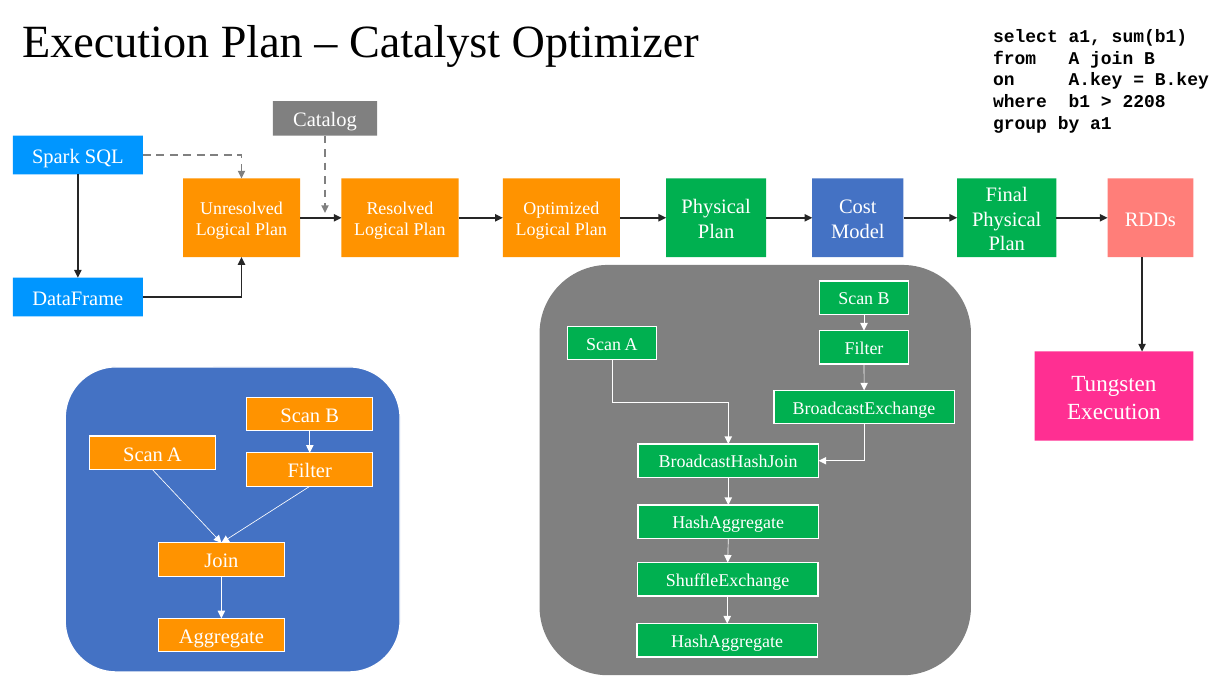
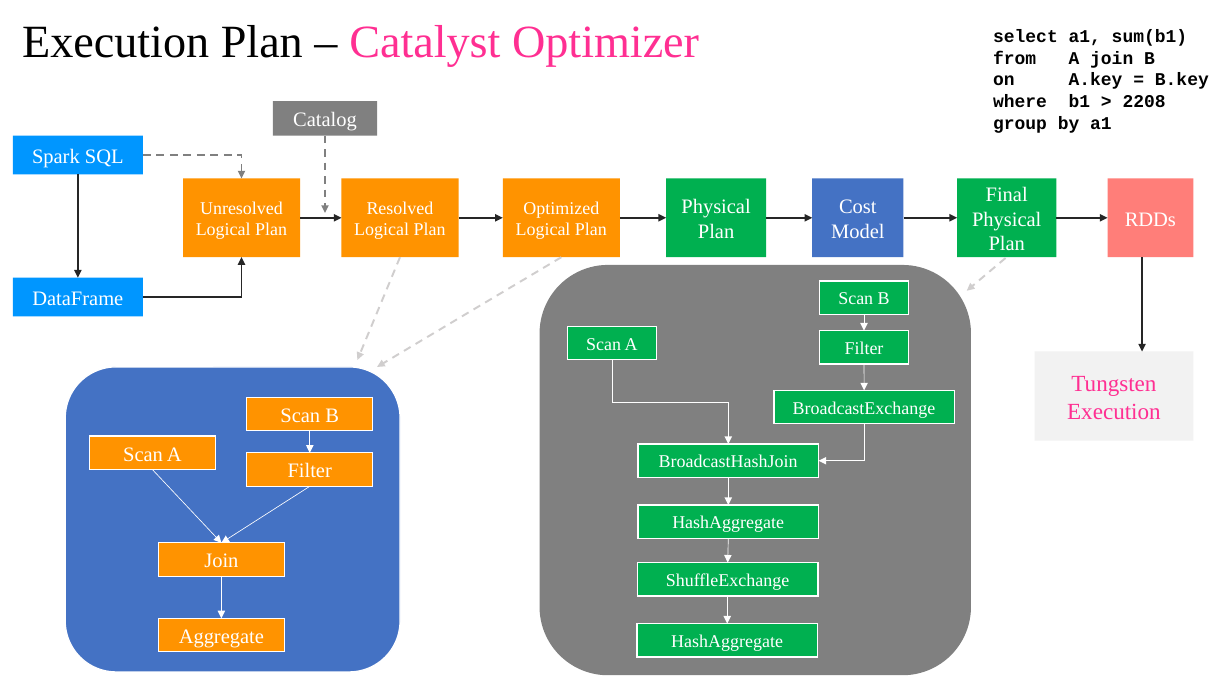
Before and after one commit to deep-cloud2208/PySparkCodes, a slide deck: slide 10 of Partitioning & SparkContext.pptx. Drawn at 1232x693 pixels with LibreOffice and Linux fonts; fonts in the diff are those of the drawing. Boxes give left, top, right and bottom in pixels: in the first picture for what was removed or moved away, otherwise in the second. Text is boxed around its words. In the diff, an @@ line names an element or a change of style, - is before the commit and + after.

```diff
--- a/Partitioning & SparkContext.pptx
+++ b/Partitioning & SparkContext.pptx
@@ title "Execution Plan – Catalyst Optimizer" at bbox=[22, 25, 699, 66]: text colour #000000 to #FF2F92 in "Catalyst Optimizer" @@
@@ arrow added from (400, 257) to (358, 360), #D0CECE 1.5 pt dashed @@
@@ arrow added from (562, 257) to (377, 367), #D0CECE 1.5 pt dashed @@
@@ arrow added from (1006, 258) to (967, 291), #D0CECE 1.5 pt dashed @@
@@ rectangle "Tungsten Execution" at bbox=[1035, 351, 1194, 441]: text colour #FFFFFF to #FF2F92; fill #FF2F92 to #F2F2F2 @@
```
Also in this commit, not shown: 6 other slides changed, 2 other files.
